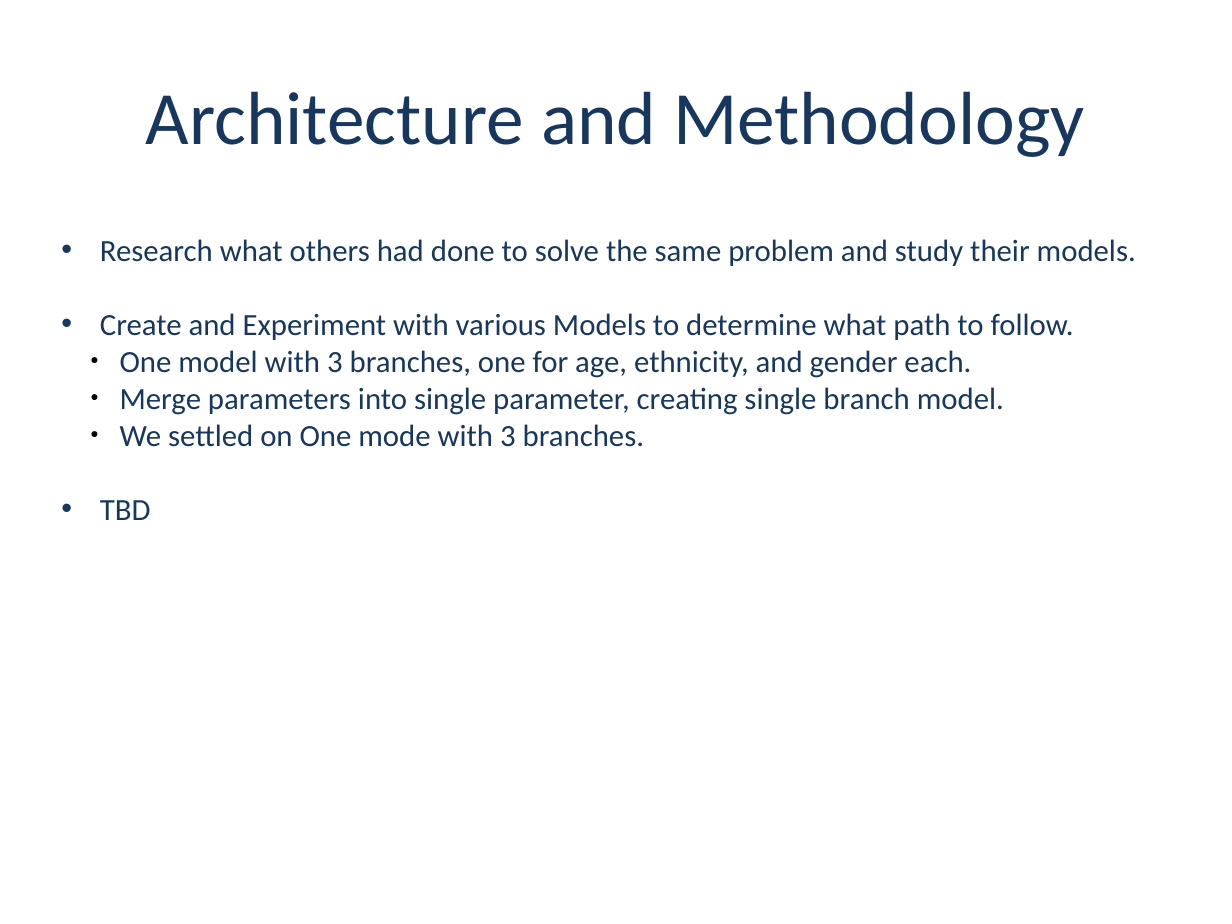
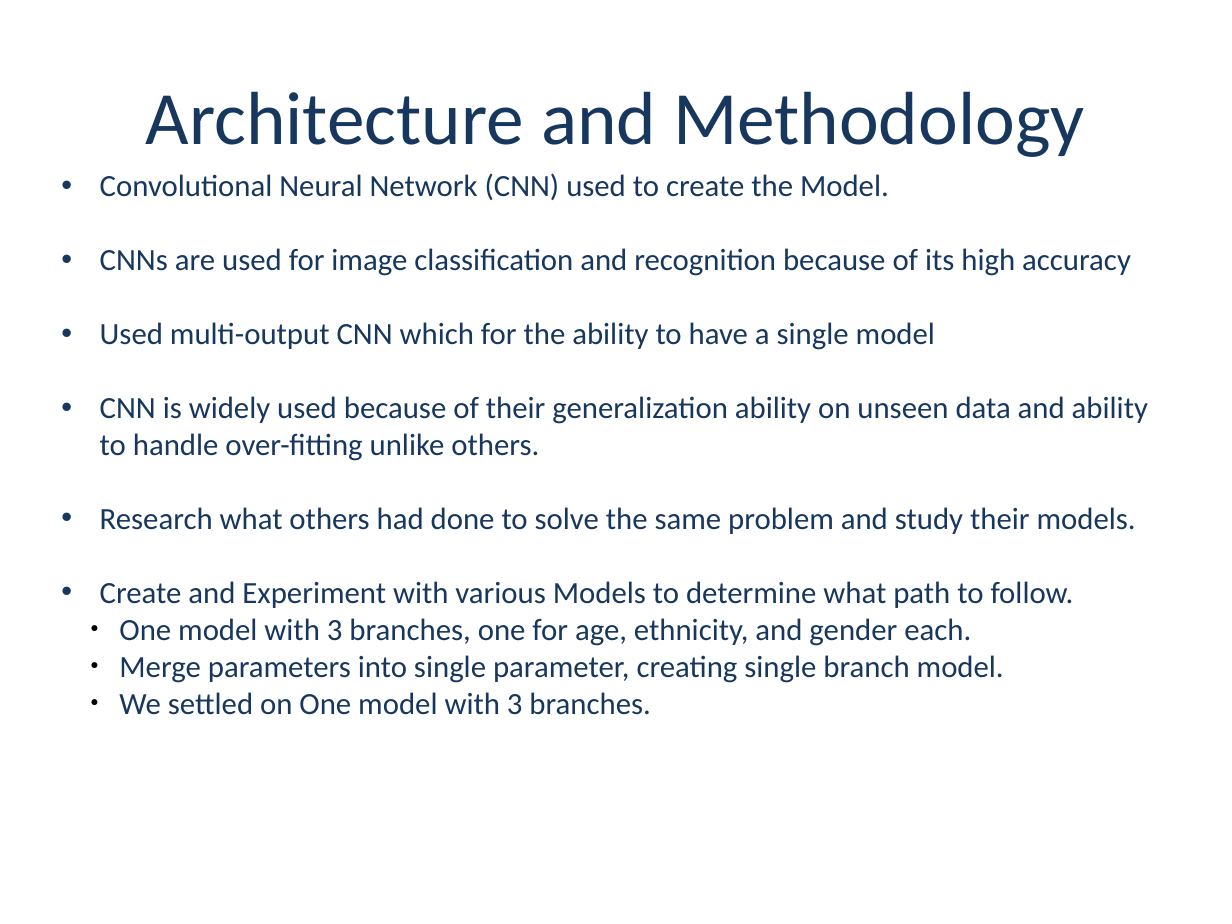
Before and after one commit to dmf49/cs5542FinalProject, a slide deck: slide 7 of Project Presentaion - Group 2- v1.2.0.pptx. Drawn at 1232x924 pixels with LibreOffice and Linux fonts; fonts in the diff are those of the drawing; background and template pictures are left out. Boxes give left, top, right and bottom in pixels: in the first picture for what was removed or moved away, otherwise in the second. Text is boxed around its words. In the diff, an @@ line names an element or a change of style, - is before the commit and + after.

Commit message:
Final PPT version

```diff
--- a/Project Presentaion - Group 2- v1.2.0.pptx
+++ b/Project Presentaion - Group 2- v1.2.0.pptx
@@ text "Convolutional Neural Network (CNN) used ...": place and size @@
-text "Convolutional Neural Network (CNN) used ..." at box(100, 239, 1136, 520)
+text "Convolutional Neural Network (CNN) used ..." at box(100, 173, 1148, 715)
@@ text at box(100, 173, 1148, 461): paragraphs added @@
+• Convolutional Neural Network (CNN) used to create the Model.
+• CNNs are used for image classification and recognition because of its high accuracy
+• Used multi-output CNN which for the ability to have a single model
+• CNN is widely used because of their generalization ability on unseen data and ability to handle over-fitting unlike others.
@@ text at box(119, 692, 650, 715): text changed @@
-  ● We settled on One mode with 3 branches.
-• TBD
+  ● We settled on One model with 3 branches.
```
Also in this commit, not shown: 6 other slides changed, 7 slides added, 5 slides removed.
